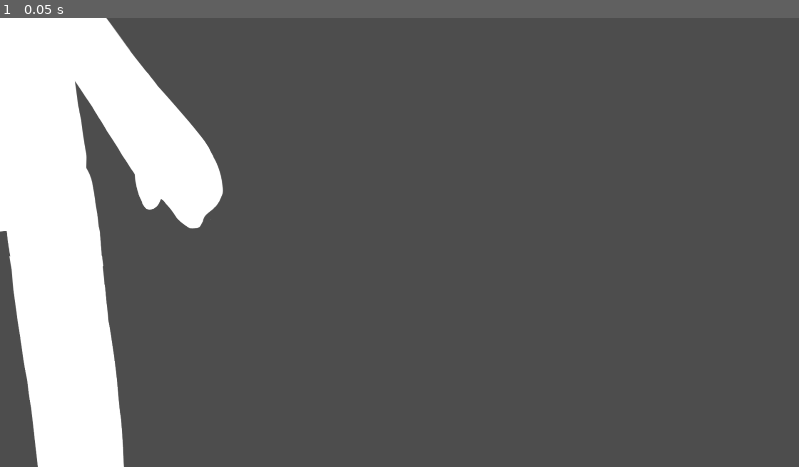
Above: before the commit, frame 1.
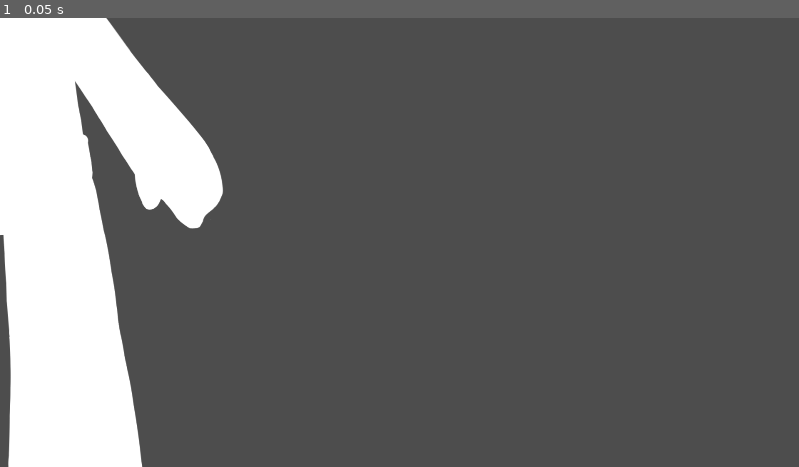
Above: after the commit, the same moment.

Repository: DayaanS/dress-up
Game: Godot game, scene res://scenes/character.tscn
Two runs of this game, one before a commit and one after it. Both use one fixed random seed, a clock stepped at 60 frames per second and the inputs below. Before the commit the project has no main scene; this scene is started directly in both runs.
Inputs:
- Up to frame 1 (0.05 s): no input

The runs differ from the first frame. In frame 1, 1.9% of the frame differs, in the area x 0-18%, y 25-100%.

Commit message:
feat: add basic color customization
added color customization for skin and pants color

(also changed viewport to fullscreen)

Diff:
--- a/project.godot
+++ b/project.godot
@@ -11,6 +11,7 @@
 [application]
 
 config/name="dress-up"
+run/main_scene="uid://i4fb6cnrbnha"
 config/features=PackedStringArray("4.6", "GL Compatibility")
 config/icon="res://icon.svg"
 
@@ -18,6 +19,7 @@
 
 window/size/viewport_width=1920
 window/size/viewport_height=1080
+window/size/mode=3
 
 [physics]
 
--- a/scenes/character.tscn
+++ b/scenes/character.tscn
@@ -1,16 +1,21 @@
 [gd_scene format=3 uid="uid://bi75lf8klwh7l"]
 
 [ext_resource type="Texture2D" uid="uid://x0kombiny7xi" path="res://assets/images/body/arm.png" id="1_0dpix"]
+[ext_resource type="Script" uid="uid://bs0lybuoiddyy" path="res://scripts/character.gd" id="1_50cep"]
 [ext_resource type="Texture2D" uid="uid://bx6rvlg5r1dy8" path="res://assets/images/body/forearm.png" id="2_2hyy3"]
 [ext_resource type="Texture2D" uid="uid://rmld7n02e7if" path="res://assets/images/body/hand_1.png" id="3_irmqu"]
 [ext_resource type="Texture2D" uid="uid://bu5y3fh124rkc" path="res://assets/images/body/thigh.png" id="4_7eonc"]
 [ext_resource type="Texture2D" uid="uid://x0jq4ntesos1" path="res://assets/images/body/calf.png" id="5_50cep"]
+[ext_resource type="Texture2D" uid="uid://bc5ltvoesuj0b" path="res://assets/images/clothes/pants_1_calf.png" id="6_7eonc"]
 [ext_resource type="Texture2D" uid="uid://c7qvpg82bxf5" path="res://assets/images/body/torso.png" id="6_8yvht"]
+[ext_resource type="Texture2D" uid="uid://88exmkr8m4lh" path="res://assets/images/clothes/pants_1_thigh.png" id="7_50cep"]
 [ext_resource type="Texture2D" uid="uid://djx80naq4sqf2" path="res://assets/images/body/neck.png" id="7_lagn4"]
 [ext_resource type="Texture2D" uid="uid://btmvhg63ujqe2" path="res://assets/images/body/ear_1.png" id="8_x8k1v"]
 [ext_resource type="Texture2D" uid="uid://big6pceq7486y" path="res://assets/images/body/head_1.png" id="9_ih8y6"]
+[ext_resource type="Texture2D" uid="uid://cc4q38a7jl37w" path="res://assets/images/clothes/pants_1_torso.png" id="12_8yvht"]
 
 [node name="Character" type="Node2D" unique_id=1822629463]
+script = ExtResource("1_50cep")
 metadata/_edit_horizontal_guides_ = [684.0, 806.0, 397.0]
 
 [node name="Body" type="Node2D" parent="." unique_id=2067415978]
@@ -63,6 +68,16 @@
 texture = ExtResource("5_50cep")
 offset = Vector2(160, -760.00024)
 
+[node name="PantsCalfL" type="Sprite2D" parent="Body/ThighL/CalfL" unique_id=877085118]
+position = Vector2(160.00003, -760.00006)
+scale = Vector2(1.0000001, 1.0000001)
+texture = ExtResource("6_7eonc")
+
+[node name="PantsThighL" type="Sprite2D" parent="Body/ThighL" unique_id=81104277]
+position = Vector2(114.28589, -411.4286)
+scale = Vector2(0.99999994, 0.99999994)
+texture = ExtResource("7_50cep")
+
 [node name="ThighR" type="Sprite2D" parent="Body" unique_id=663793486]
 position = Vector2(114.28589, 411.4286)
 texture = ExtResource("4_7eonc")
@@ -74,6 +89,18 @@
 scale = Vector2(0.99999976, 0.99999976)
 texture = ExtResource("5_50cep")
 offset = Vector2(-160.00024, -760.00024)
+flip_h = true
+
+[node name="PantsCalfR" type="Sprite2D" parent="Body/ThighR/CalfR" unique_id=522281464]
+position = Vector2(-160.00005, -760.00006)
+scale = Vector2(1.0000001, 1.0000001)
+texture = ExtResource("6_7eonc")
+flip_h = true
+
+[node name="PantsThighR" type="Sprite2D" parent="Body/ThighR" unique_id=760625098]
+position = Vector2(-114.28587, -411.4286)
+scale = Vector2(0.9999999, 0.9999999)
+texture = ExtResource("7_50cep")
 flip_h = true
 
 [node name="Neck" type="Sprite2D" parent="Body" unique_id=1334466696]
@@ -102,3 +129,6 @@
 
 [node name="Torso" type="Sprite2D" parent="Body" unique_id=505009810]
 texture = ExtResource("6_8yvht")
+
+[node name="PantsTorso" type="Sprite2D" parent="Body/Torso" unique_id=1383961229]
+texture = ExtResource("12_8yvht")
--- /dev/null
+++ b/scenes/customization.tscn
@@ -0,0 +1,51 @@
+[gd_scene format=3 uid="uid://i4fb6cnrbnha"]
+
+[ext_resource type="Script" uid="uid://eufbgfu7y686" path="res://scripts/customization.gd" id="1_k71u6"]
+[ext_resource type="PackedScene" uid="uid://bi75lf8klwh7l" path="res://scenes/character.tscn" id="2_ds3pn"]
+
+[node name="Customization" type="Node2D" unique_id=1565179698]
+script = ExtResource("1_k71u6")
+
+[node name="Character" parent="." unique_id=1822629463 instance=ExtResource("2_ds3pn")]
+position = Vector2(1097, 520)
+scale = Vector2(0.35, 0.35)
+
+[node name="UI" type="Control" parent="." unique_id=985913414]
+layout_mode = 3
+anchors_preset = 0
+offset_top = 64.0
+offset_right = 264.0
+offset_bottom = 64.0
+
+[node name="VBoxContainer" type="VBoxContainer" parent="UI" unique_id=924974819]
+layout_mode = 0
+offset_top = -64.0
+offset_right = 264.0
+offset_bottom = -4.0
+
+[node name="SkinHBoxContainer" type="HBoxContainer" parent="UI/VBoxContainer" unique_id=807960127]
+layout_mode = 2
+
+[node name="Label" type="Label" parent="UI/VBoxContainer/SkinHBoxContainer" unique_id=572316729]
+custom_minimum_size = Vector2(200, 0)
+layout_mode = 2
+text = "Skin"
+
+[node name="SkinColorPickerButton" type="ColorPickerButton" parent="UI/VBoxContainer/SkinHBoxContainer" unique_id=919487247]
+custom_minimum_size = Vector2(60, 60)
+layout_mode = 2
+
+[node name="PantsHBoxContainer" type="HBoxContainer" parent="UI/VBoxContainer" unique_id=969260650]
+layout_mode = 2
+
+[node name="Label" type="Label" parent="UI/VBoxContainer/PantsHBoxContainer" unique_id=659042497]
+custom_minimum_size = Vector2(200, 0)
+layout_mode = 2
+text = "Pants"
+
+[node name="PantsColorPickerButton" type="ColorPickerButton" parent="UI/VBoxContainer/PantsHBoxContainer" unique_id=468509369]
+custom_minimum_size = Vector2(60, 60)
+layout_mode = 2
+
+[connection signal="color_changed" from="UI/VBoxContainer/SkinHBoxContainer/SkinColorPickerButton" to="." method="_on_skin_color_picker_button_color_changed"]
+[connection signal="color_changed" from="UI/VBoxContainer/PantsHBoxContainer/PantsColorPickerButton" to="." method="_on_pants_color_picker_button_color_changed"]
--- /dev/null
+++ b/scripts/character.gd
@@ -0,0 +1,43 @@
+extends Node2D
+
+@onready var torso: Sprite2D = $Body/Torso
+@onready var neck: Sprite2D = $Body/Neck
+@onready var head: Sprite2D = $Body/Neck/Head
+@onready var ear_l: Sprite2D = $Body/Neck/Head/EarL
+@onready var ear_r: Sprite2D = $Body/Neck/Head/EarR
+@onready var arm_l: Sprite2D = $Body/ArmL
+@onready var arm_r: Sprite2D = $Body/ArmR
+@onready var forearm_r: Sprite2D = $Body/ArmR/ForearmR
+@onready var forearm_l: Sprite2D = $Body/ArmL/ForearmL
+@onready var hand_l: Sprite2D = $Body/ArmL/ForearmL/HandL
+@onready var hand_r: Sprite2D = $Body/ArmR/ForearmR/HandR
+@onready var thigh_l: Sprite2D = $Body/ThighL
+@onready var calf_l: Sprite2D = $Body/ThighL/CalfL
+@onready var thigh_r: Sprite2D = $Body/ThighR
+@onready var calf_r: Sprite2D = $Body/ThighR/CalfR
+
+@onready var pants_torso: Sprite2D = $Body/Torso/PantsTorso
+@onready var pants_thigh_r: Sprite2D = $Body/ThighR/PantsThighR
+@onready var pants_calf_r: Sprite2D = $Body/ThighR/CalfR/PantsCalfR
+@onready var pants_thigh_l: Sprite2D = $Body/ThighL/PantsThighL
+@onready var pants_calf_l: Sprite2D = $Body/ThighL/CalfL/PantsCalfL
+
+
+# Called when the node enters the scene tree for the first time.
+func _ready() -> void:
+	pass # Replace with function body.
+
+# Called every frame. 'delta' is the elapsed time since the previous frame.
+func _process(_delta: float) -> void:
+	pass
+
+func set_color(color_name, color):
+	var body_parts_list = [torso,neck,head,ear_l,ear_r,arm_l,arm_r,forearm_r,forearm_l,hand_l,hand_r,thigh_l,calf_l,thigh_r,calf_r]
+	var pants_parts_list = [pants_calf_l,pants_calf_r,pants_thigh_l,pants_thigh_r,pants_torso]
+	match color_name:
+		"Skin":
+			for body_part in body_parts_list:
+				body_part.self_modulate = color
+		"Pants":
+			for pants_part in pants_parts_list:
+				pants_part.self_modulate = color
--- /dev/null
+++ b/scripts/customization.gd
@@ -0,0 +1,20 @@
+extends Node2D
+@onready var character: Node2D = $Character
+
+
+# Called when the node enters the scene tree for the first time.
+func _ready() -> void:
+	pass # Replace with function body.
+
+
+# Called every frame. 'delta' is the elapsed time since the previous frame.
+func _process(delta: float) -> void:
+	pass
+
+
+func _on_skin_color_picker_button_color_changed(color: Color) -> void:
+	character.set_color("Skin", color)
+
+
+func _on_pants_color_picker_button_color_changed(color: Color) -> void:
+	character.set_color("Pants",color)
Not shown, added: scripts/character.gd.uid
Not shown, added: scripts/customization.gd.uid
